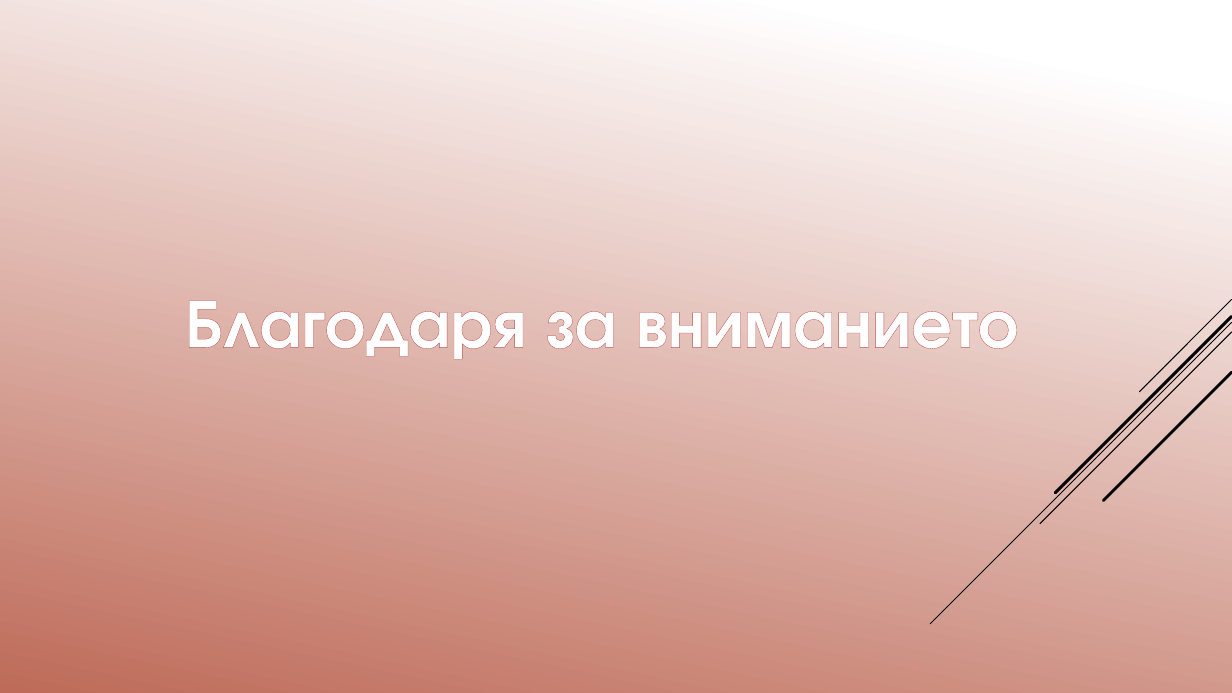
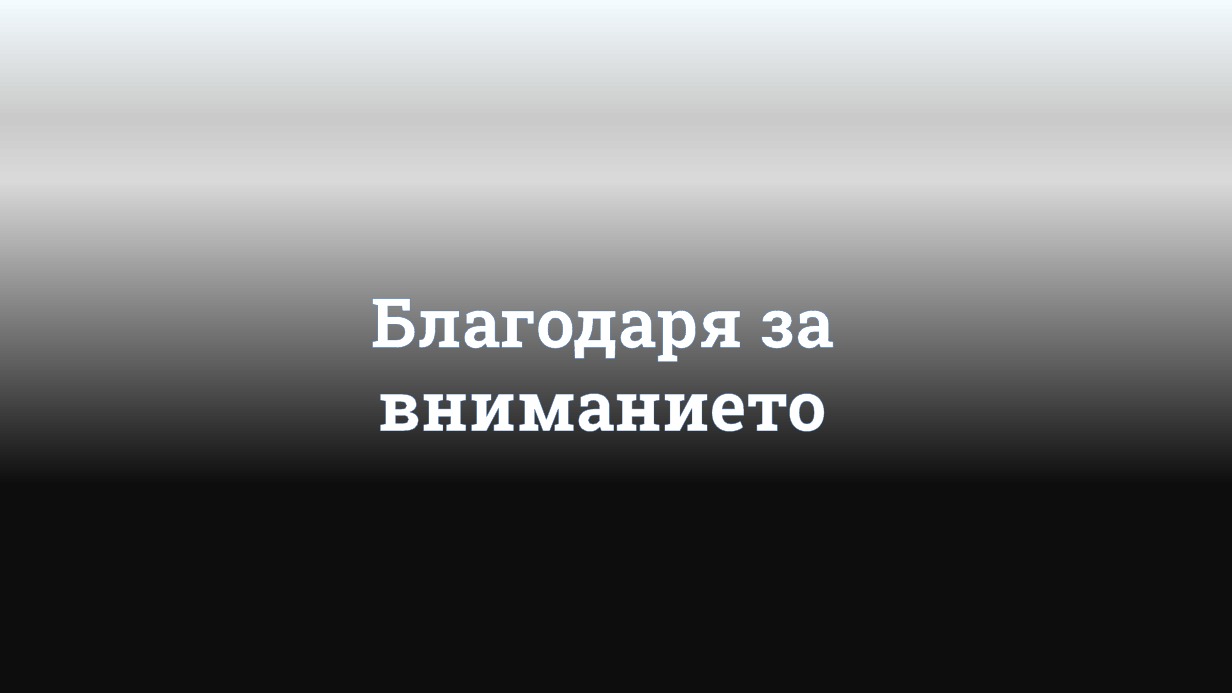
Before and after one commit to pgee-dzi2024/Theme_20, a slide deck: slide 10 of 20 Димитър Антиов/Защита теория.pptx. Drawn at 1232x693 pixels with LibreOffice and Linux fonts; fonts in the diff are those of the drawing. Boxes give left, top, right and bottom in pixels: in the first picture for what was removed or moved away, otherwise in the second. Text is boxed around its words. In the diff, an @@ line names an element or a change of style, - is before the commit and + after.

```diff
--- a/20 Димитър Антиов/Защита теория.pptx
+++ b/20 Димитър Антиов/Защита теория.pptx
@@ background gradient #FFFFFF to #C26A56 to gradient #F3FBFE to #CACACA to #D9D9D9 to #0D0D0D @@
@@ text "Благодаря за вниманието" at (370,298,833,446): font TeX Gyre Adventor to Roboto Slab, letter outline #C0504D 0.52 pt to #3C78C3 0.52 pt @@
@@ group removed at (931,299,1232,624): 5 lines @@
```
Also in this commit, not shown: 6 other slides changed, 3 slides added, 3 slides removed, 15 other files.
